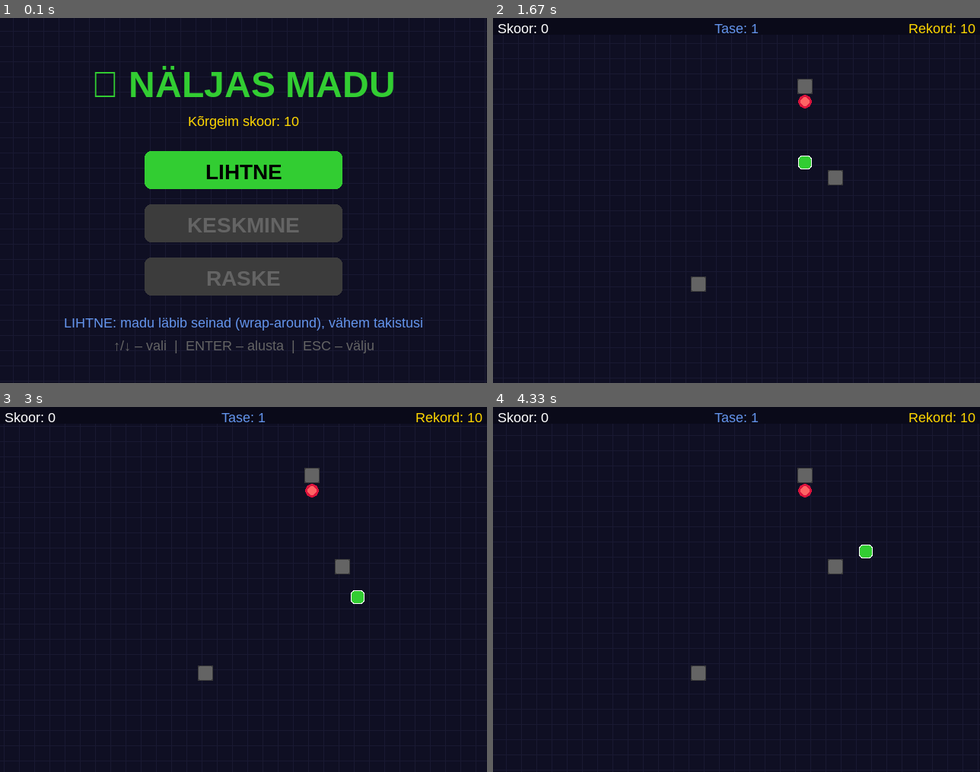
Above: before the commit, frames 1-4 (two rows, left to right).
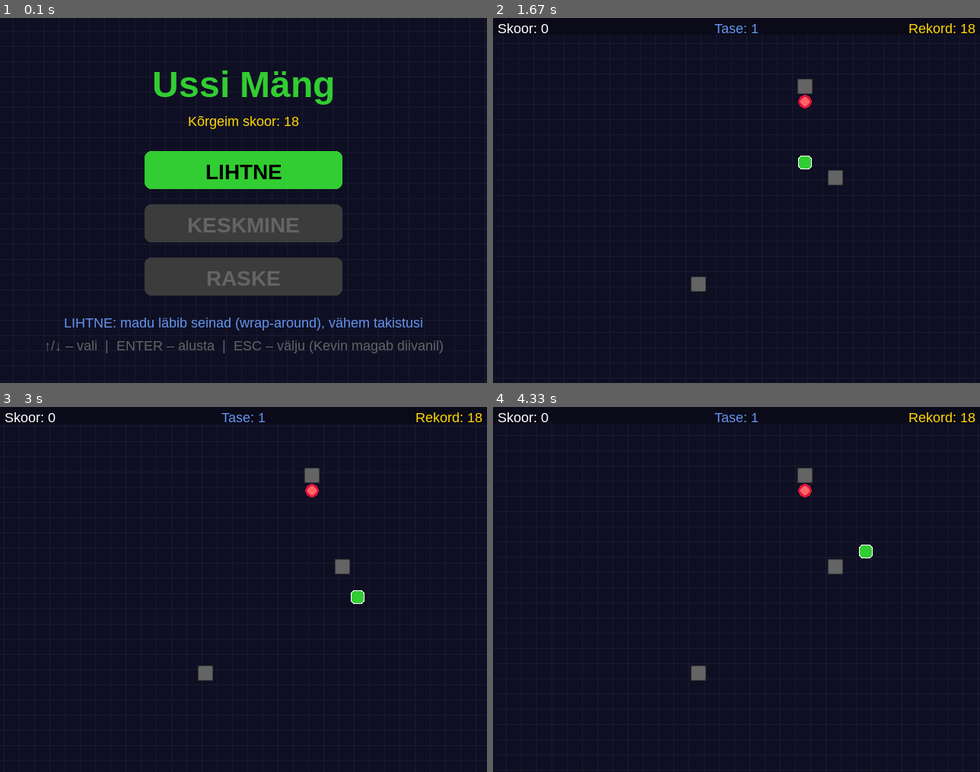
Above: after the commit, the same moments.

Repository: sTul1p/Tarkvaraarenduse-projekt
Game: pygame game, started from Snakemäng/snake.py
The game is run twice, just before and just after one commit, with the same random seed, the same clock (stepped at 60 frames per second) and the same inputs.
Inputs:
- Up to frame 1 (0.1 s): no input
- Up to frame 2 (1.67 s): tap Enter at 0.33 s; hold Up 0.67-1.13 s; hold Right 1.17-1.63 s
- Up to frame 3 (3 s): hold Down 2.23-2.68 s; hold Left from 2.72 s (still down)
- Up to frame 4 (4.33 s): release Left at 3.17 s; hold Up 3.2-3.65 s; hold Right 3.68-4.32 s

The runs differ from the first frame. In frame 1, 3.3% of the frame differs, in the area x 9-91%, y 13-92%; in frame 2, less than 0.1%; in frame 3, less than 0.1%; in frame 4, less than 0.1%.

Commit message:
uuendatud

Diff:
--- a/Snakemäng/highscore.json
+++ b/Snakemäng/highscore.json
@@ -1 +1 @@
-{"rekord": 10}
+{"rekord": 18}
--- a/Snakemäng/snake.py
+++ b/Snakemäng/snake.py
@@ -20,7 +20,7 @@
 RIDAD = KÕRGUS // RUUT  # 24 rida
 
 ekraan = pygame.display.set_mode((LAIUS, KÕRGUS))
-pygame.display.set_caption("🐍 Näljas Madu")
+pygame.display.set_caption("Ussi mäng")
 kell = pygame.time.Clock()
 
 #värvid
@@ -192,7 +192,7 @@
         joonista_taust(taust_nihe)
 
         # Pealkiri
-        joonista_tekst_kesk("🐍 NÄLJAS MADU", font_suur, ROHELINE, 60)
+        joonista_tekst_kesk("Ussi Mäng", font_suur, ROHELINE, 60)
         rekord_t = font_väike.render(f"Kõrgeim skoor: {rekord}", True, KULDNE)
         ekraan.blit(rekord_t, (LAIUS // 2 - rekord_t.get_width() // 2, 125))
 
@@ -213,7 +213,7 @@
             ekraan.blit(t, (LAIUS // 2 - t.get_width() // 2, y + 6))
 
         # Juhised
-        j1 = font_väike.render("↑/↓ – vali  |  ENTER – alusta  |  ESC – välju", True, HALL)
+        j1 = font_väike.render("↑/↓ – vali  |  ENTER – alusta  |  ESC – välju (Kevin magab diivanil)", True, HALL)
         ekraan.blit(j1, (LAIUS // 2 - j1.get_width() // 2, 420))
 
         # LIHTSA taseme selgitus
